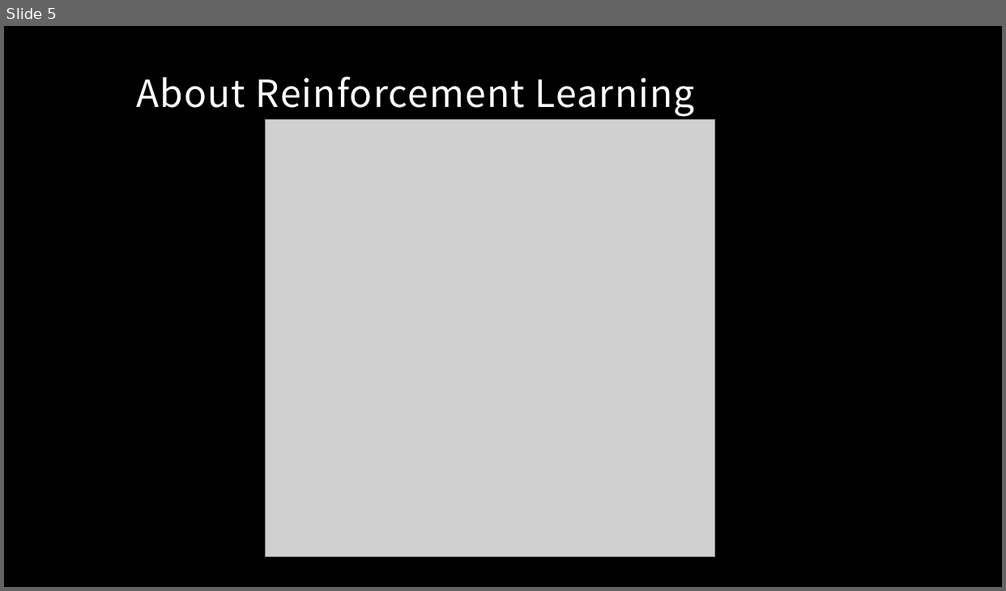
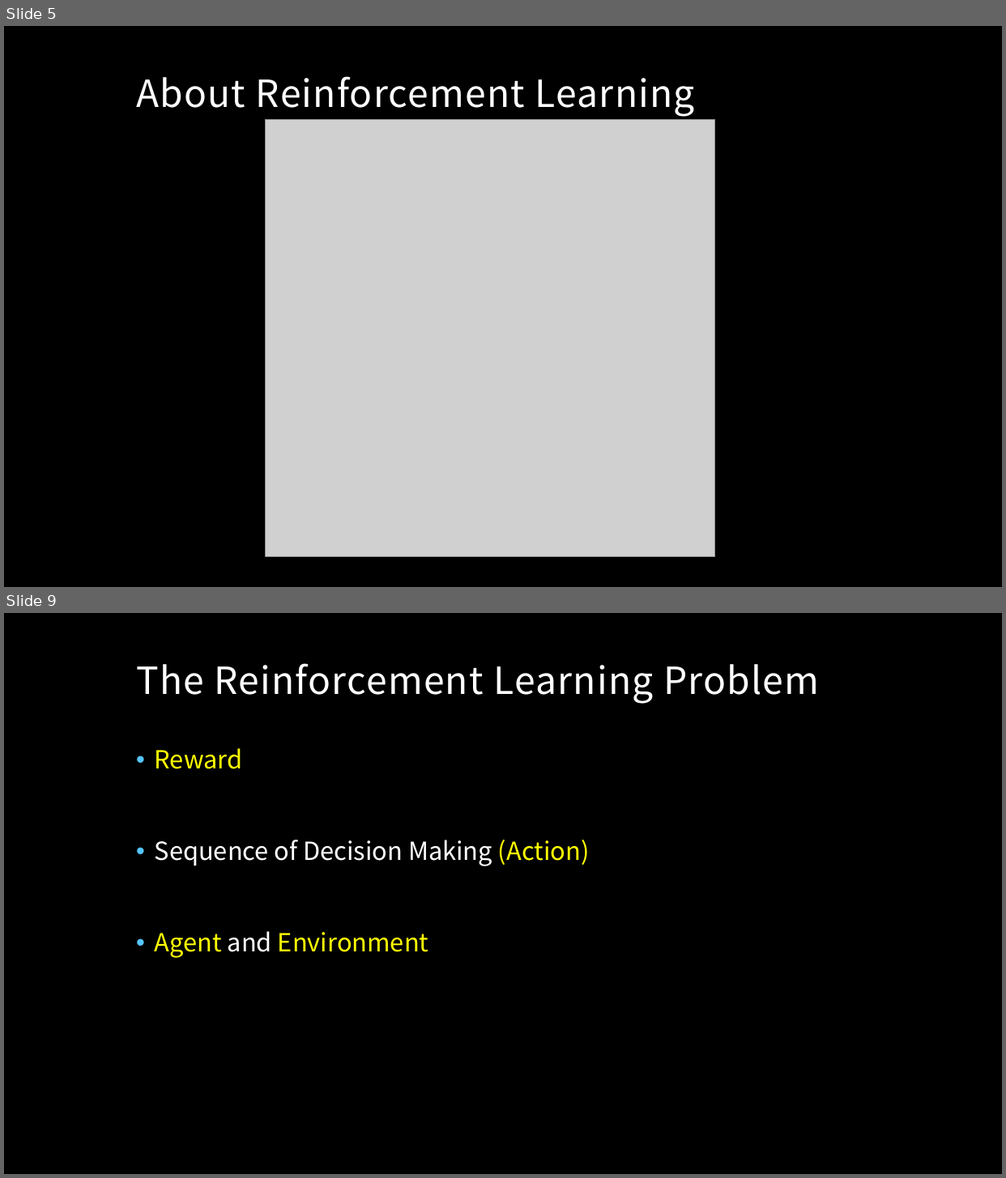
Before and after one commit to MacgyverLin/VintageComputer, a slide deck: Speech/Reinforcement Learning.pptx. Shown one above the other, each under a label of ours: slide 5 before the commit, slides 5 and 9 after it; the slides between them are not shown. The pictures are 1006x591 and 1006x1178 pixels, drawn with LibreOffice and Linux fonts; fonts in the diff are those of the drawing; grey boxes stand for pictures; background and template pictures are left out. Boxes give left, top, right and bottom in pixels: in the first picture for what was removed or moved away, otherwise in the second. Text is boxed around its words. In the diff, an @@ line names an element or a change of style, - is before the commit and + after.

```diff
--- a/Speech/Reinforcement Learning.pptx
+++ b/Speech/Reinforcement Learning.pptx
@@ slide 9 added at [4,613,1002,1174], background picture (left out) @@
@@ title added at [136,663,819,704], 36 pt, text #FFFFFF @@
+The Reinforcement Learning Problem
@@ text added at [155,748,590,958], 24 pt, text #FFFF00 @@
+• Reward
+• Sequence of Decision Making (Action)
+• Agent and Environment
```
Also in this commit, not shown: 10 other slides added, 8 slides removed.
